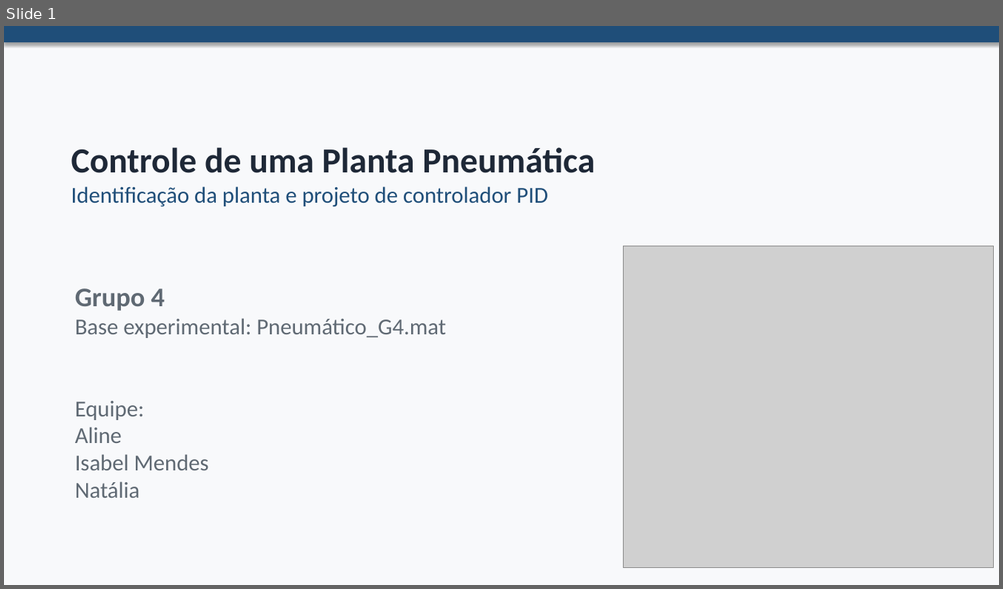
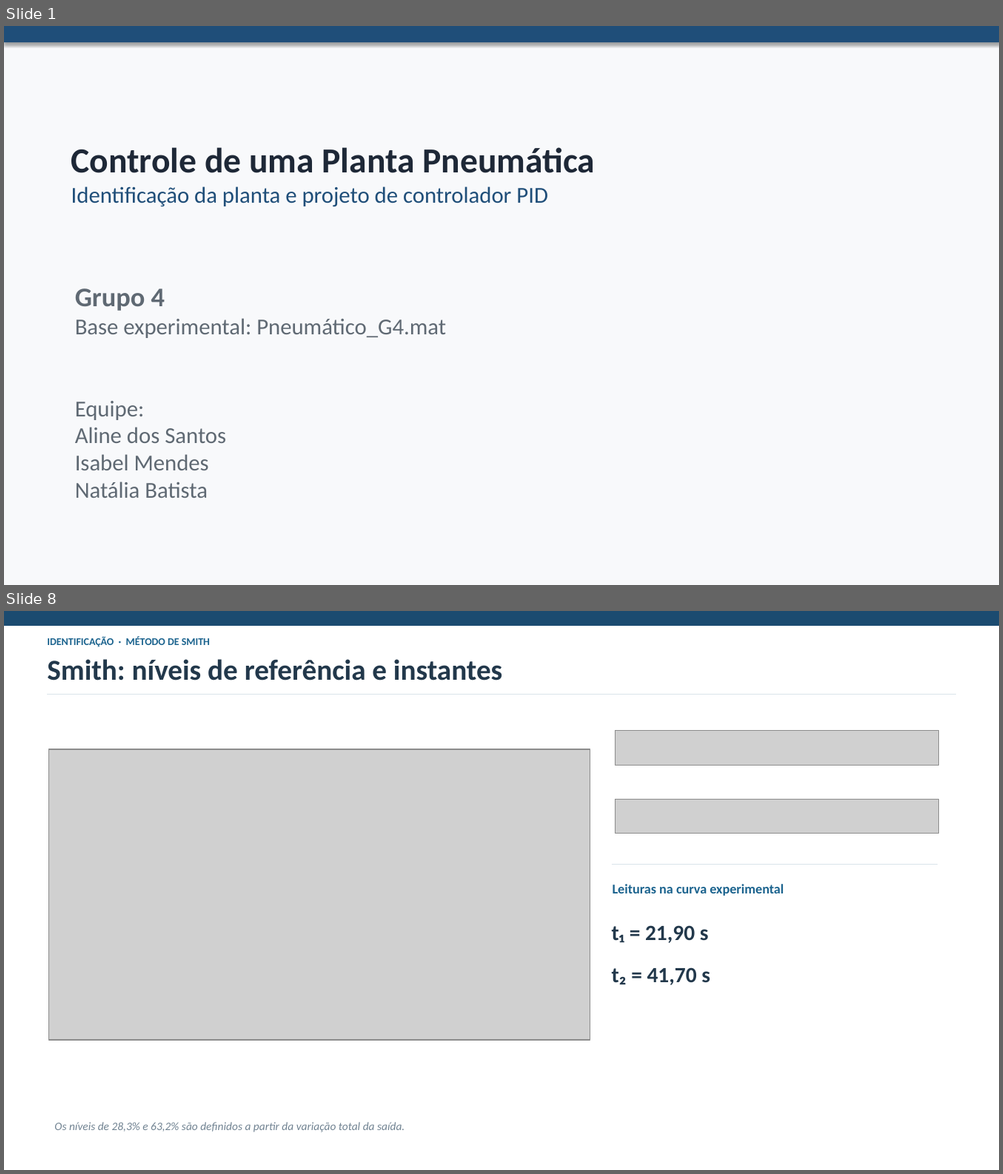
Before and after one commit to natalia-batista/Projeto-C13-, a slide deck: Grupo4_Pneumática.pptx. Shown one above the other, each under a label of ours: slide 1 before the commit, slides 1 and 8 after it; the slides between them are not shown. The pictures are 1003x589 and 1003x1174 pixels, drawn with LibreOffice and Linux fonts; fonts in the diff are those of the drawing; grey boxes stand for pictures. Boxes give left, top, right and bottom in pixels: in the first picture for what was removed or moved away, otherwise in the second. Text is boxed around its words. In the diff, an @@ line names an element or a change of style, - is before the commit and + after.

```diff
--- a/Grupo4_Pneumática.pptx
+++ b/Grupo4_Pneumática.pptx
@@ slide 8 added at (x1=4, y1=611, x2=999, y2=1170), background #FFFFFF @@
@@ rectangle added at (x1=4, y1=611, x2=999, y2=625), fill #1B4B70, outline #1B4B70 1 pt @@
@@ text added at (x1=47, y1=637, x2=210, y2=647), 10 pt, text #1B638E, bold @@
+IDENTIFICAÇÃO · MÉTODO DE SMITH
@@ text added at (x1=47, y1=659, x2=502, y2=681), 28 pt, text #22384B, bold @@
+Smith: níveis de referência e instantes
@@ line added from (47, 694) to (956, 694), #D9E3EA 1 pt @@
@@ picture added at (x1=615, y1=730, x2=938, y2=765) @@
@@ picture added at (x1=48, y1=750, x2=589, y2=1041) @@
@@ picture added at (x1=615, y1=799, x2=938, y2=833) @@
@@ line added from (612, 865) to (937, 865), #D9E3EA 1 pt @@
@@ text added at (x1=612, y1=884, x2=783, y2=896), 13 pt, text #1B638E, bold @@
+Leituras na curva experimental
@@ text added at (x1=612, y1=925, x2=708, y2=943), 21 pt, text #22384B, bold @@
+t₁ = 21,90 s
@@ text added at (x1=612, y1=968, x2=710, y2=985), 21 pt, text #22384B, bold @@
+t₂ = 41,70 s
@@ text added at (x1=54, y1=1122, x2=404, y2=1133), 11 pt, text #718392, italic @@
+Os níveis de 28,3% e 63,2% são definidos a partir da variação total da saída.
@@ slide 1 changed as well @@
@@ picture removed at (x1=623, y1=246, x2=993, y2=568) @@
@@ text at (x1=75, y1=427, x2=226, y2=443): text changed @@
-Aline
+Aline dos Santos
@@ text at (x1=75, y1=482, x2=208, y2=498): text changed @@
-Natália
+Natália Batista
```
Also in this commit, not shown: 22 other slides added, 10 slides removed.
